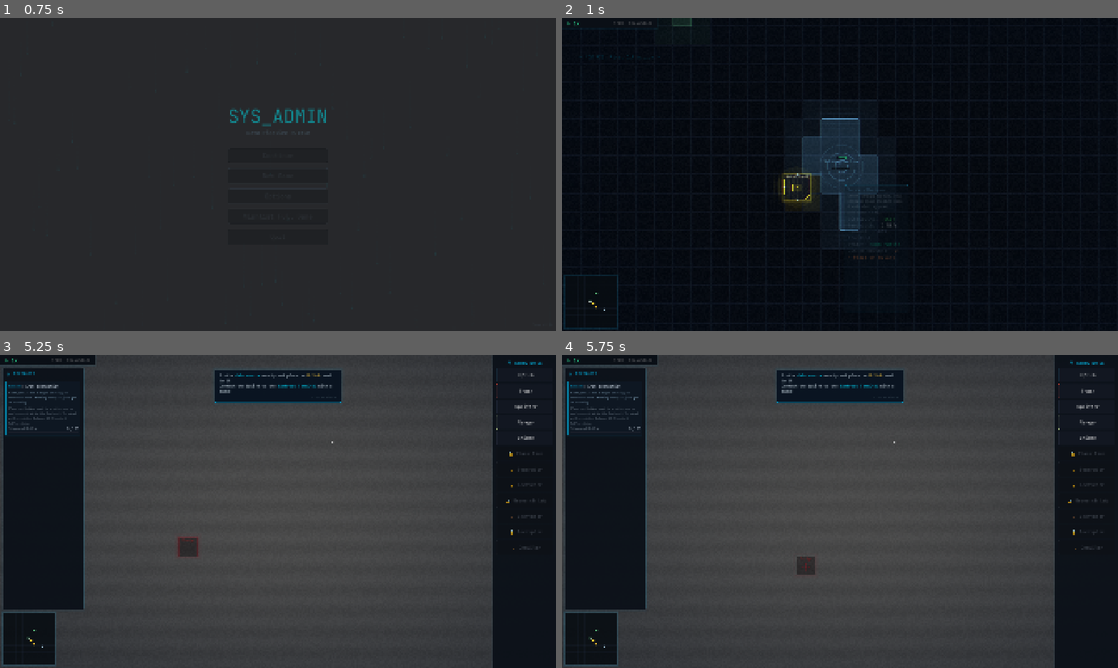
Above: before the commit, frames 1-4 (two rows, left to right).
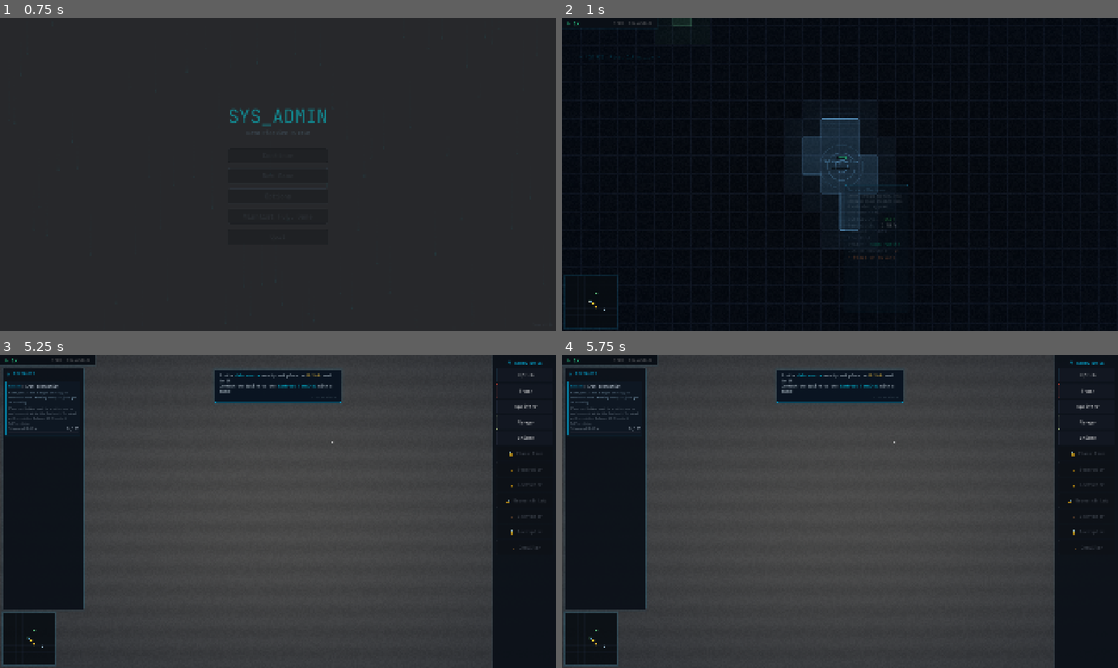
Above: after the commit, the same moments.

Repository: BYGGOLDENSTONE/sys-admin
Game: Godot game, scene res://scenes/ui/main_menu.tscn
Same seed, same stepped clock (60 frames per second), same inputs: the game is played once before the commit and once after it.
Inputs (mouse positions are in pixels of both pictures, inside the frame that each line leads up to):
- Up to frame 1 (0.75 s): click "New Game" at 0.5 s
- Up to frame 2 (1 s): no input
- Up to frame 3 (5.25 s): tap Enter at 1.25, 5 s; drag from (27, 639) to (333, 442) at 1.27 s; click "Trash" at 2 s; click "Splitter" at 2.75 s; click "Merger" at 3.5 s; click "Bridge" at 4.25 s; drag from (166, 527) to (250, 574) at 5.02 s
- Up to frame 4 (5.75 s): no input

Frame 1 is identical in both runs. In frame 2, 0.3% of the frame differs, in the area x 5-46%, y 49-91%; in frame 3, 0.2%; in frame 4, 0.2%.
Error after the commit: Parse Error: Expected indented block after "if" block. (res://scripts/building.gd:475)

Commit message:
Remove visual fullness bar from routing buildings for cleaner board readability
Internal buffer/capacity simulation preserved for back-pressure mechanics.
Tooltip capacity percentage also removed — only actionable info (transfer rate, status reason) remains.

Co-Authored-By: Claude Opus 4.6 <noreply@anthropic.com>

Diff:
--- a/scripts/building.gd
+++ b/scripts/building.gd
@@ -6,9 +6,6 @@
 const BORDER_WIDTH: float = 2.0
 const GLOW_WIDTH: float = 4.0
 const GLOW_ALPHA: float = 0.3
-const BAR_HEIGHT: float = 4.0
-const BAR_MARGIN: float = 6.0
-const BAR_GAP: float = 2.0
 const ICON_GLOW_WIDTH: float = 3.0
 const ICON_GLOW_ALPHA: float = 0.25
 const PORT_RADIUS: float = 6.0
@@ -27,7 +24,6 @@
 var is_selected: bool = false
 var _prev_working: bool = false
 var _process_flash: float = 0.0
-var _display_fill: float = 0.0
 
 # Runtime state (set by SimulationManager)
 var stored_data: Dictionary = {}  ## Key: "content_state_tier_tags" (e.g. "0_0_0_0"), Value: int MB
@@ -153,8 +149,7 @@
 	_prev_working = is_working
 	if _process_flash > 0.0:
 		_process_flash = maxf(_process_flash - delta * 4.0, 0.0)
-	# Smooth fill bar
-	_display_fill = lerpf(_display_fill, fill_ratio, delta * 8.0)
+	# fill_ratio still computed for internal back-pressure; visual bar removed
 	queue_redraw()
 
 
@@ -478,7 +473,7 @@
 
 	# Status bars (skip at medium zoom)
 	if not is_medium:
-		_draw_status_bars(size, accent)
+		# Status bars removed — fill ratio is not actionable for routing buildings
 
 	# Processing flash overlay — bright burst when building starts working
 	if _process_flash > 0.0 and not is_medium:
@@ -970,44 +965,6 @@
 		draw_circle(pos, PORT_RADIUS * 0.4, Color.WHITE)
 
 
-# --- STATUS BARS ---
-func _draw_status_bars(size: Vector2, accent: Color) -> void:
-	if definition.get_storage_capacity() <= 0 or definition.processor != null \
-			or definition.producer != null or definition.dual_input != null \
-			or definition.compiler != null:
-		return
-	var bar_h: float = 6.0
-	var bar_y: float = size.y - BAR_MARGIN - bar_h
-	var bar_x: float = BAR_MARGIN
-	var bar_w: float = size.x - BAR_MARGIN * 2
-
-	# Fill bar (for buildings with storage capacity, but not processors)
-	var fill_bg := Rect2(Vector2(bar_x, bar_y), Vector2(bar_w, bar_h))
-	draw_rect(fill_bg, Color(0.08, 0.12, 0.08, 0.6), true)
-	draw_rect(fill_bg, Color(accent, 0.4), false, 1.0)
-	if _display_fill > 0.001:
-		# Color shifts to warning at 80%+, critical at 95%+
-		var fill_color: Color = accent
-		if _display_fill >= 0.95:
-			fill_color = Color(1.0, 0.2, 0.2)
-		elif _display_fill >= 0.80:
-			fill_color = Color(1.0, 0.6, 0.2)
-		var fill_fill := Rect2(Vector2(bar_x, bar_y), Vector2(bar_w * _display_fill, bar_h))
-		draw_rect(fill_fill, Color(fill_color, 0.9), true)
-		# Bright edge on fill front
-		if _display_fill < 0.99:
-			var edge_x: float = bar_x + bar_w * _display_fill
-			draw_line(Vector2(edge_x, bar_y), Vector2(edge_x, bar_y + bar_h), Color(1, 1, 1, 0.5), 1.0)
-	# Percentage text for nearly full storage
-	if _display_fill >= 0.5:
-		var pct_text := "%d%%" % int(_display_fill * 100)
-		var pct_font := _MONO_FONT
-		var pct_size := 9
-		var pct_dims := pct_font.get_string_size(pct_text, HORIZONTAL_ALIGNMENT_CENTER, -1, pct_size)
-		var pct_pos := Vector2(bar_x + (bar_w - pct_dims.x) / 2.0, bar_y + bar_h - 1)
-		draw_string(pct_font, pct_pos, pct_text, HORIZONTAL_ALIGNMENT_LEFT, -1, pct_size, Color(1, 1, 1, 0.8))
-
-
 # --- UTILITY: Draw arc segment ---
 func _draw_arc_segment(center: Vector2, radius: float, start_angle: float, end_angle: float, color: Color, width: float) -> void:
 	var point_count: int = maxi(8, int((end_angle - start_angle) / PI * 16))
--- a/scripts/ui/building_tooltip.gd
+++ b/scripts/ui/building_tooltip.gd
@@ -202,13 +202,6 @@
 		if total > 0:
 			lines.append(_stat("Stock", _format_stored_data(b.stored_data)))
 	if def.storage and def.processor == null and def.classifier == null and def.producer == null and def.dual_input == null and def.compiler == null:
-		var total: int = b.get_total_stored()
-		var cap: int = int(b.get_effective_value("capacity"))
-		var pct: int = int(float(total) / float(cap) * 100.0) if cap > 0 else 0
-		var fill_color: String = "#ff6644" if pct >= 90 else "#ffcc44" if pct >= 70 else "#44ff88"
-		lines.append(_stat("Capacity", "[color=%s]%d / %d MB (%d%%)[/color]" % [fill_color, total, cap, pct]))
-		if total > 0:
-			lines.append(_stat("Contents", _format_stored_data(b.stored_data)))
 		if def.storage.forward_rate > 0:
 			lines.append(_stat("Transfer", "%d MB/s" % int(def.storage.forward_rate)))
 	if def.processor:
